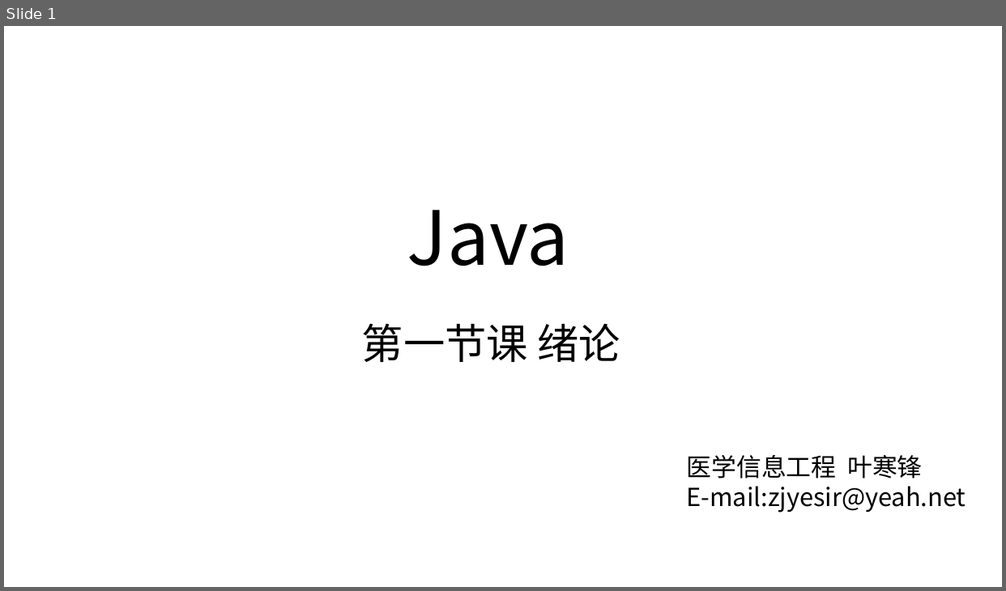
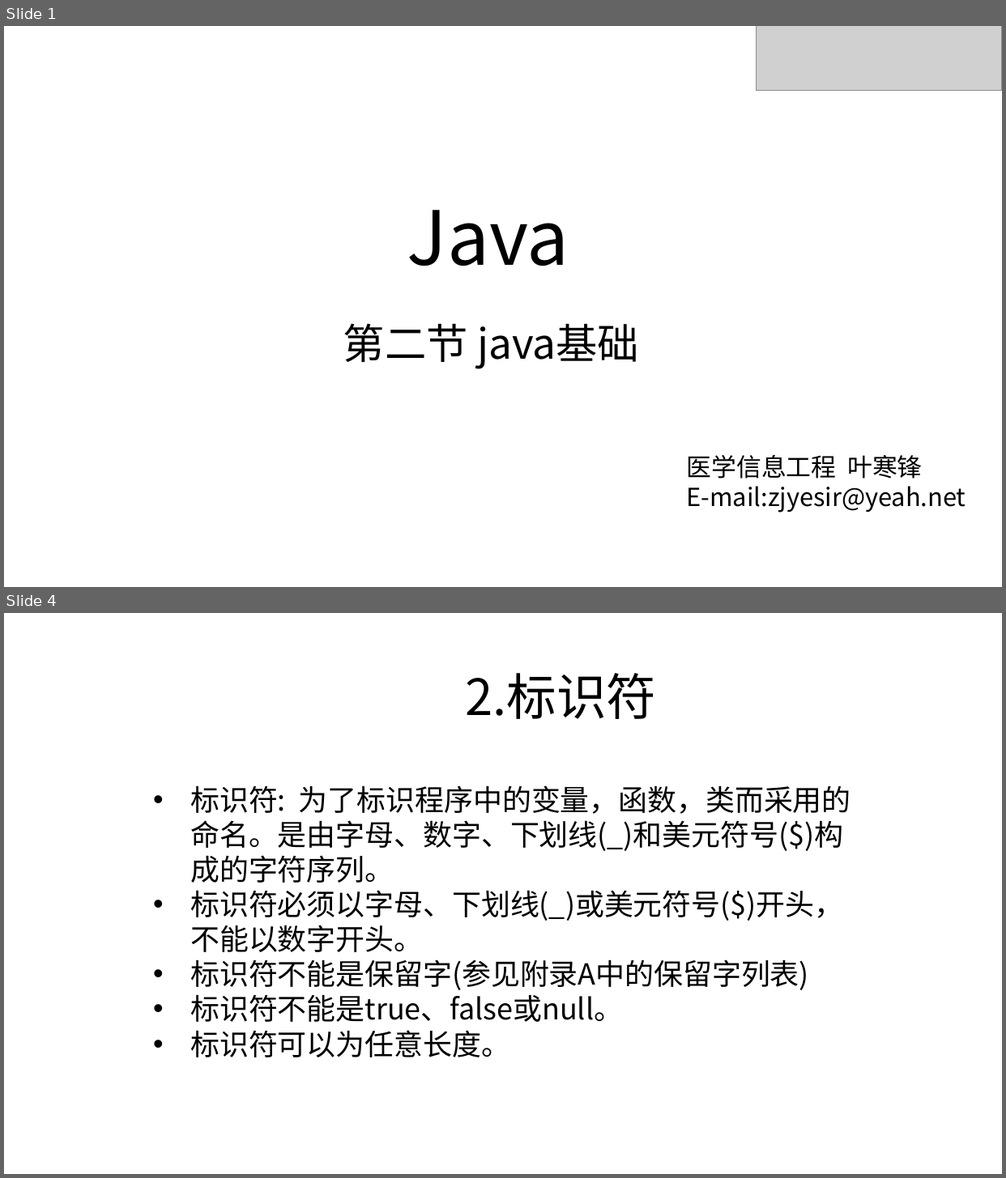
Before and after one commit to zjyesir/hmc_java_1, a slide deck: ppt/2_java基础.pptx. Shown one above the other, each under a label of ours: slide 1 before the commit, slides 1 and 4 after it; the slides between them are not shown. The pictures are 1006x591 and 1006x1178 pixels, drawn with LibreOffice and Linux fonts; fonts in the diff are those of the drawing; grey boxes stand for pictures; background and template pictures are left out. Boxes give left, top, right and bottom in pixels: in the first picture for what was removed or moved away, otherwise in the second. Text is boxed around its words. In the diff, an @@ line names an element or a change of style, - is before the commit and + after.

Commit message:
1 概论 + 2.java基础

```diff
--- a/ppt/2_java基础.pptx
+++ b/ppt/2_java基础.pptx
@@ slide 4 added at [4,613,1002,1174], background picture (left out) @@
@@ text added at [465,673,656,719], 48 pt, text #000000 @@
+2.标识符
@@ text added at [190,786,851,1058], 28 pt, text #000000 @@
+• 标识符: 为了标识程序中的变量，函数，类而采用的命名。是由字母、数字、下划线(_)和美元符号($)构成的字符序列。
+• 标识符必须以字母、下划线(_)或美元符号($)开头，不能以数字开头。
+• 标识符不能是保留字(参见附录A中的保留字列表)
+• 标识符不能是true、false或null。
+• 标识符可以为任意长度。
@@ slide 1 changed as well @@
@@ picture added at [756,26,1002,90] @@
@@ text at [343,323,639,369]: text changed @@
-第一节课 绪论
+第二节 java基础
```
Also in this commit, not shown: 1 other slide changed, 12 other slides added, 14 slides removed, 19 other files.
